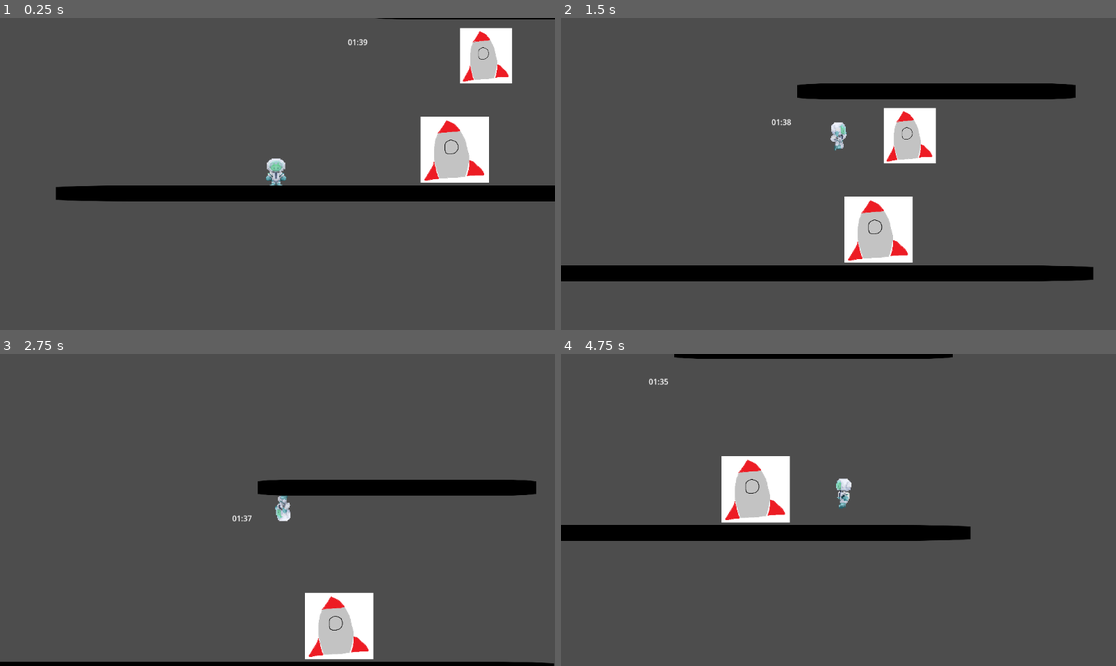
Above: before the commit, frames 1-4 (two rows, left to right).
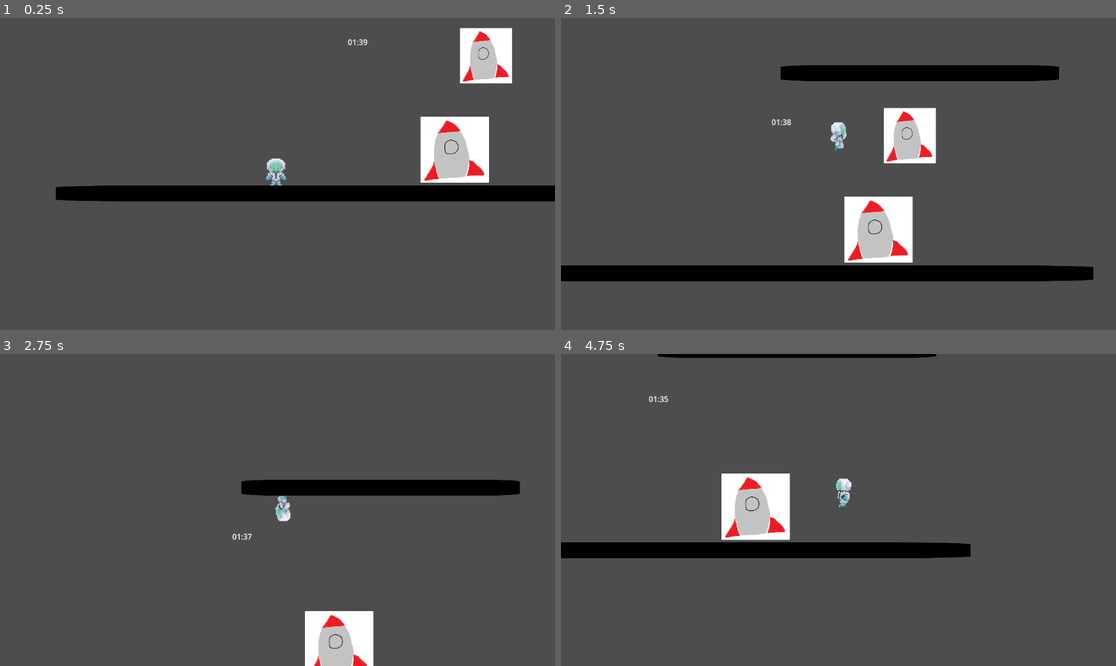
Above: after the commit, the same moments.

Repository: mustard221/GamesNow
Game: Godot game, scene res://Moving.tscn
The game is run twice, just before and just after one commit, with the same random seed, the same clock (stepped at 60 frames per second) and the same inputs. This scene is started directly instead of the project's main scene. The engine's default icon, where the game draws it, is replaced by a stand-in: a white triangle on a blue panel in a dark square.
Inputs:
- Up to frame 1 (0.25 s): no input
- Up to frame 2 (1.5 s): hold D (RIGHT) from 0.53 s (still down); tap Q (SWITCH) at 0.6, 1.35 s; tap Space (JUMP) at 0.77 s
- Up to frame 3 (2.75 s): tap Space (JUMP) at 1.52 s; release D (RIGHT) at 2.03 s; hold A (LEFT) from 2.03 s (still down); tap Q (SWITCH) at 2.1 s
- Up to frame 4 (4.75 s): release A (LEFT) at 2.78 s; hold D (RIGHT) 2.78-4.28 s; tap Q (SWITCH) at 2.85, 3.6, 4.35 s; tap Space (JUMP) at 3.02, 3.77, 4.52 s; hold A (LEFT) from 4.28 s (still down)

The runs differ from the first frame. In frame 1, 0.1% of the frame differs, in the area x 67-100%, y 0-1%; in frame 2, 5.1%; in frame 3, 3.3%; in frame 4, 9.3%, in the area x 0-74%, y 0-66%.

Commit message:
got the animation working on character

Diff:
--- a/gamejammovementtest1/Moving.tscn
+++ b/gamejammovementtest1/Moving.tscn
@@ -144,6 +144,46 @@
 "speed": 5.0
 }]
 
+[sub_resource type="Animation" id="Animation_o6ikh"]
+resource_name = "Fall"
+length = 0.1
+tracks/0/type = "value"
+tracks/0/imported = false
+tracks/0/enabled = true
+tracks/0/path = NodePath("AnimatedSprite2D:animation")
+tracks/0/interp = 1
+tracks/0/loop_wrap = true
+tracks/0/keys = {
+"times": PackedFloat32Array(0),
+"transitions": PackedFloat32Array(1),
+"update": 1,
+"values": [&"Jump"]
+}
+tracks/1/type = "value"
+tracks/1/imported = false
+tracks/1/enabled = true
+tracks/1/path = NodePath("AnimatedSprite2D:frame")
+tracks/1/interp = 1
+tracks/1/loop_wrap = true
+tracks/1/keys = {
+"times": PackedFloat32Array(0),
+"transitions": PackedFloat32Array(1),
+"update": 1,
+"values": [6]
+}
+tracks/2/type = "value"
+tracks/2/imported = false
+tracks/2/enabled = true
+tracks/2/path = NodePath("AnimatedSprite2D:position")
+tracks/2/interp = 1
+tracks/2/loop_wrap = true
+tracks/2/keys = {
+"times": PackedFloat32Array(0),
+"transitions": PackedFloat32Array(1),
+"update": 0,
+"values": [Vector2(5, -5)]
+}
+
 [sub_resource type="Animation" id="Animation_715h1"]
 resource_name = "Idle"
 loop_mode = 1
@@ -224,6 +264,45 @@
 "values": [Vector2(5, -35), Vector2(5, -35)]
 }
 
+[sub_resource type="Animation" id="Animation_6xuha"]
+length = 0.001
+tracks/0/type = "value"
+tracks/0/imported = false
+tracks/0/enabled = true
+tracks/0/path = NodePath("AnimatedSprite2D:animation")
+tracks/0/interp = 1
+tracks/0/loop_wrap = true
+tracks/0/keys = {
+"times": PackedFloat32Array(0),
+"transitions": PackedFloat32Array(1),
+"update": 1,
+"values": [&"Walk"]
+}
+tracks/1/type = "value"
+tracks/1/imported = false
+tracks/1/enabled = true
+tracks/1/path = NodePath("AnimatedSprite2D:frame")
+tracks/1/interp = 1
+tracks/1/loop_wrap = true
+tracks/1/keys = {
+"times": PackedFloat32Array(0),
+"transitions": PackedFloat32Array(1),
+"update": 1,
+"values": [0]
+}
+tracks/2/type = "value"
+tracks/2/imported = false
+tracks/2/enabled = true
+tracks/2/path = NodePath("AnimatedSprite2D:position")
+tracks/2/interp = 1
+tracks/2/loop_wrap = true
+tracks/2/keys = {
+"times": PackedFloat32Array(0),
+"transitions": PackedFloat32Array(1),
+"update": 0,
+"values": [Vector2(0, 30)]
+}
+
 [sub_resource type="Animation" id="Animation_kj342"]
 resource_name = "Walk"
 length = 1.65
@@ -253,85 +332,6 @@
 "values": [0, 1, 2, 3, 4, 5, 6, 7, 8, 9, 10, 11, 12, 13, 14, 15, 16]
 }
 
-[sub_resource type="Animation" id="Animation_6xuha"]
-length = 0.001
-tracks/0/type = "value"
-tracks/0/imported = false
-tracks/0/enabled = true
-tracks/0/path = NodePath("AnimatedSprite2D:animation")
-tracks/0/interp = 1
-tracks/0/loop_wrap = true
-tracks/0/keys = {
-"times": PackedFloat32Array(0),
-"transitions": PackedFloat32Array(1),
-"update": 1,
-"values": [&"Walk"]
-}
-tracks/1/type = "value"
-tracks/1/imported = false
-tracks/1/enabled = true
-tracks/1/path = NodePath("AnimatedSprite2D:frame")
-tracks/1/interp = 1
-tracks/1/loop_wrap = true
-tracks/1/keys = {
-"times": PackedFloat32Array(0),
-"transitions": PackedFloat32Array(1),
-"update": 1,
-"values": [0]
-}
-tracks/2/type = "value"
-tracks/2/imported = false
-tracks/2/enabled = true
-tracks/2/path = NodePath("AnimatedSprite2D:position")
-tracks/2/interp = 1
-tracks/2/loop_wrap = true
-tracks/2/keys = {
-"times": PackedFloat32Array(0),
-"transitions": PackedFloat32Array(1),
-"update": 0,
-"values": [Vector2(0, 30)]
-}
-
-[sub_resource type="Animation" id="Animation_o6ikh"]
-resource_name = "Fall"
-length = 0.1
-tracks/0/type = "value"
-tracks/0/imported = false
-tracks/0/enabled = true
-tracks/0/path = NodePath("AnimatedSprite2D:animation")
-tracks/0/interp = 1
-tracks/0/loop_wrap = true
-tracks/0/keys = {
-"times": PackedFloat32Array(0),
-"transitions": PackedFloat32Array(1),
-"update": 1,
-"values": [&"Jump"]
-}
-tracks/1/type = "value"
-tracks/1/imported = false
-tracks/1/enabled = true
-tracks/1/path = NodePath("AnimatedSprite2D:frame")
-tracks/1/interp = 1
-tracks/1/loop_wrap = true
-tracks/1/keys = {
-"times": PackedFloat32Array(0),
-"transitions": PackedFloat32Array(1),
-"update": 1,
-"values": [6]
-}
-tracks/2/type = "value"
-tracks/2/imported = false
-tracks/2/enabled = true
-tracks/2/path = NodePath("AnimatedSprite2D:position")
-tracks/2/interp = 1
-tracks/2/loop_wrap = true
-tracks/2/keys = {
-"times": PackedFloat32Array(0),
-"transitions": PackedFloat32Array(1),
-"update": 0,
-"values": [Vector2(5, -5)]
-}
-
 [sub_resource type="AnimationLibrary" id="AnimationLibrary_ujubu"]
 _data = {
 "Fall": SubResource("Animation_o6ikh"),
@@ -420,6 +420,7 @@
 
 [node name="CollisionShape2D" type="CollisionShape2D" parent="StaticBody2D2"]
 material = SubResource("CanvasItemMaterial_4i8wt")
+position = Vector2(-34, -38)
 scale = Vector2(28.6389, -1.83892)
 shape = SubResource("RectangleShape2D_idav8")
 debug_color = Color(0.0686578, 0.595403, 0.714507, 0.42)
--- a/gamejammovementtest1/Player.gd
+++ b/gamejammovementtest1/Player.gd
@@ -18,6 +18,9 @@
 
 func _physics_process(delta: float) -> void:
 
+	if is_on_ceiling():
+		velocity -= get_gravity() * delta*grav
+
 	# Add the gravity.
 	if not is_on_floor():
 		velocity += get_gravity() * delta*grav
@@ -29,6 +32,7 @@
 	if direction:
 		if direction > 0:
 			print(velocity.y)
+			#print(velocity.x)
 			$AnimatedSprite2D.scale.x = 0.2
 		else:
 			$AnimatedSprite2D.scale.x = -0.2
